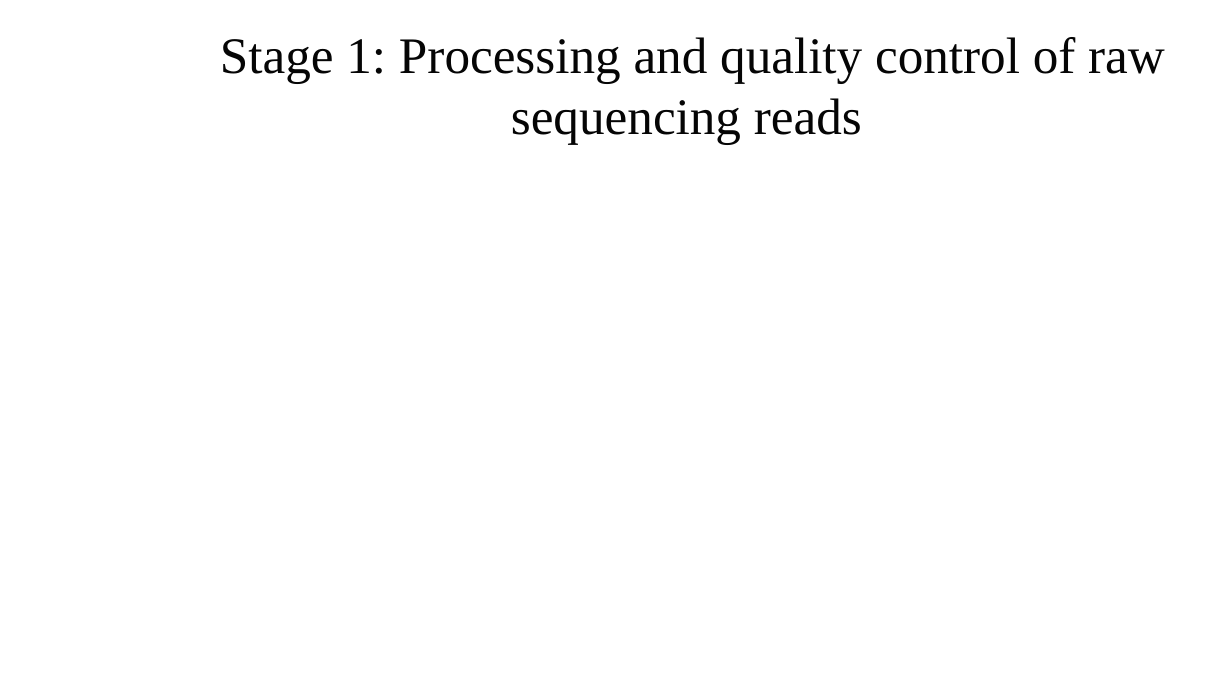
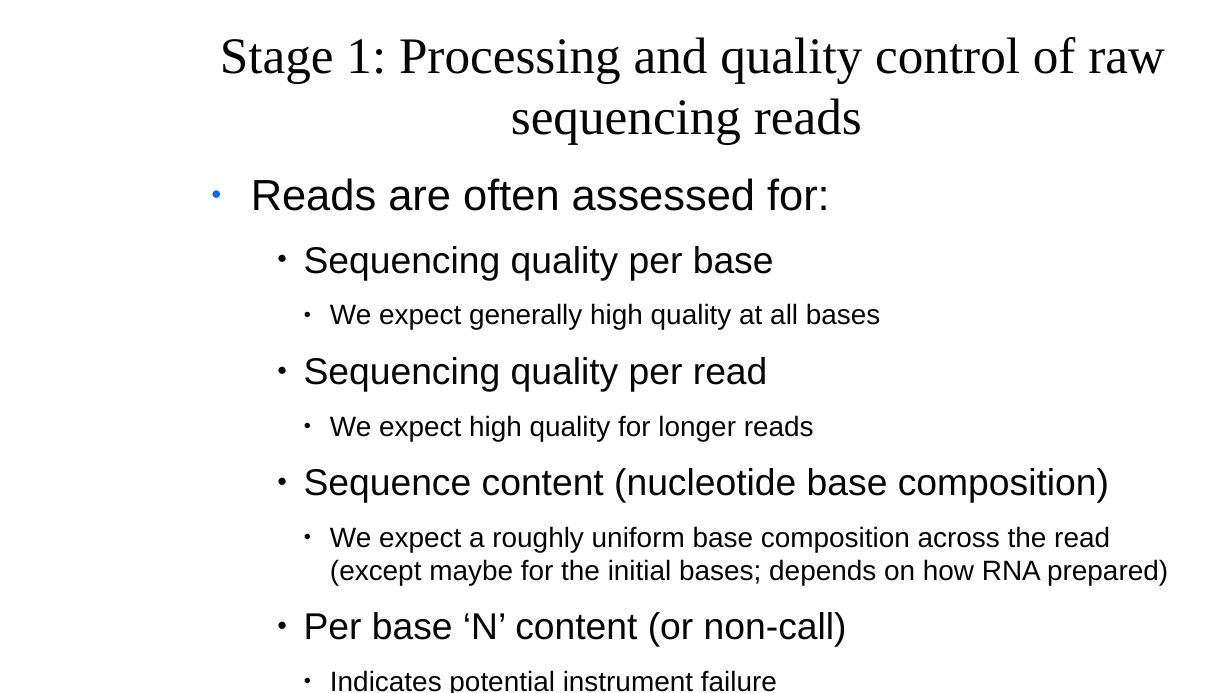
Before and after one commit to dataforager/DSA2019-bioinf_tutorial, a slide deck: slide 6 of FunBioinf-Tutorial-DSA2019-v1.pptx. Drawn at 1232x693 pixels with LibreOffice and Linux fonts; fonts in the diff are those of the drawing; background and template pictures are left out. Boxes give left, top, right and bottom in pixels: in the first picture for what was removed or moved away, otherwise in the second. Text is boxed around its words. In the diff, an @@ line names an element or a change of style, - is before the commit and + after.

```diff
--- a/FunBioinf-Tutorial-DSA2019-v1.pptx
+++ b/FunBioinf-Tutorial-DSA2019-v1.pptx
@@ text added at (x1=251, y1=178, x2=1168, y2=693), 18 pt, text #050505 @@
+● Reads are often assessed for:
+      ● Sequencing quality per base
+        ● We expect generally high quality at all bases
+      ● Sequencing quality per read
+        ● We expect high quality for longer reads
+      ● Sequence content (nucleotide base composition)
+        ● We expect a roughly uniform base composition across the read (except maybe for the initial bases; depends on how RNA prepared)
+      ● Per base ‘N’ content (or non-call)
+        ● Indicates potential instrument failure
+      ● Other measures
```
Also in this commit, not shown: 9 other slides changed, 1 other file.
